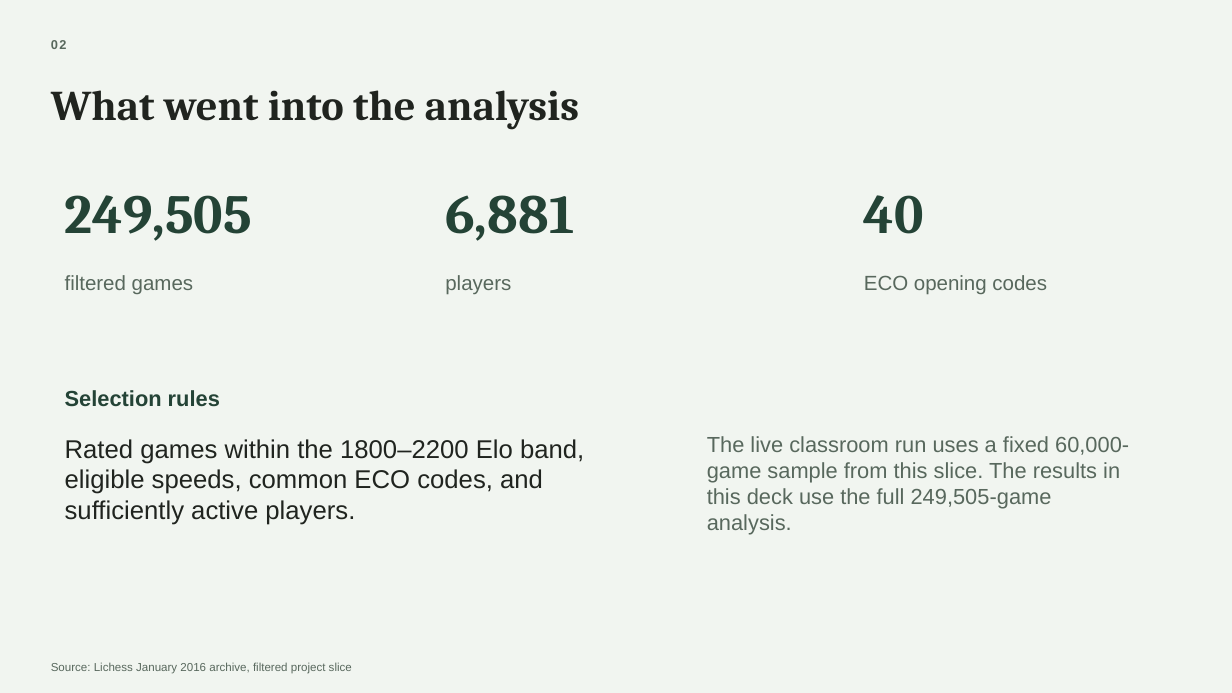
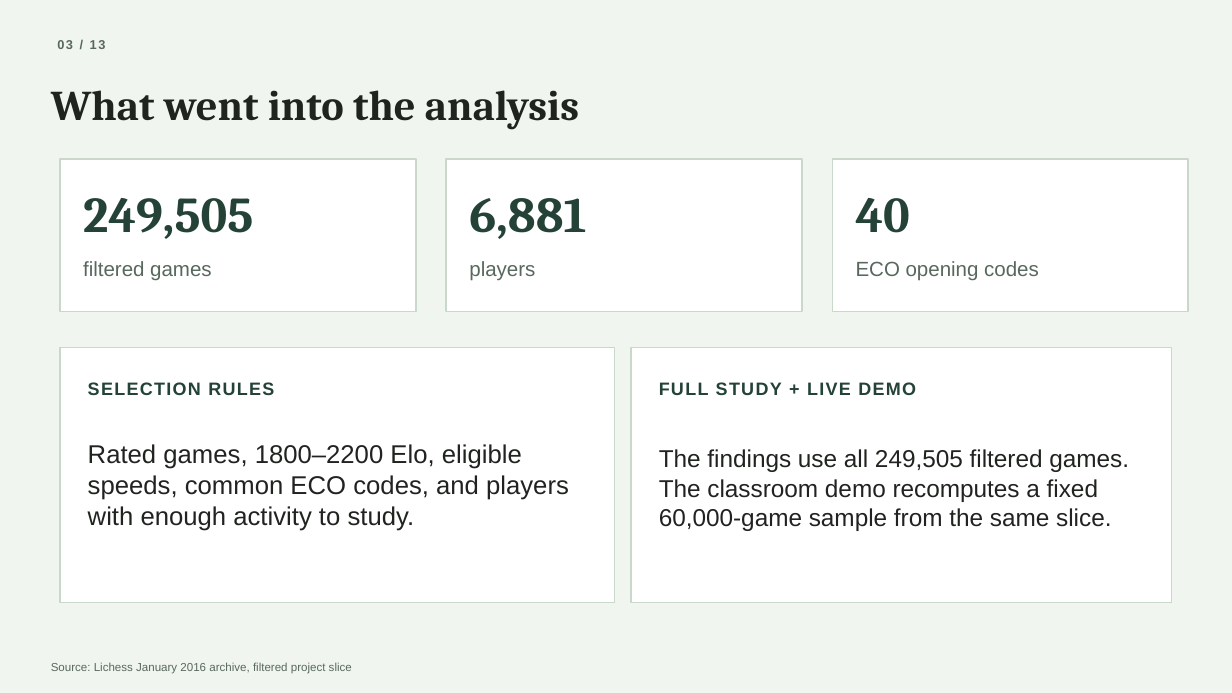
Before and after one commit to BlackBeanEagles/sna, a slide deck: slide 3 of docs/Chess_Opening_Contagion_Presentation.pptx. Drawn at 1232x693 pixels with LibreOffice and Linux fonts; fonts in the diff are those of the drawing. Boxes give left, top, right and bottom in pixels: in the first picture for what was removed or moved away, otherwise in the second. Text is boxed around its words. In the diff, an @@ line names an element or a change of style, - is before the commit and + after.

Commit message:
Polish presentation layout and add network figure

```diff
--- a/docs/Chess_Opening_Contagion_Presentation.pptx
+++ b/docs/Chess_Opening_Contagion_Presentation.pptx
@@ text at [57, 40, 106, 49]: text changed @@
-02
+03 / 13
@@ rectangle added at [60, 159, 416, 311], fill #FFFFFF, outline #C9D8CB 1.25 pt @@
@@ rectangle added at [446, 159, 802, 311], fill #FFFFFF, outline #C9D8CB 1.25 pt @@
@@ rectangle added at [833, 159, 1189, 311], fill #FFFFFF, outline #C9D8CB 1.25 pt @@
@@ text "249,505": place and size @@
-text "249,505" at [65, 195, 252, 241]
+text "249,505" at [83, 198, 253, 239]
@@ size 43 to 39 pt in 3 elements at [856, 198, 910, 233], [83, 198, 253, 239], [469, 198, 586, 239] @@
@@ text "6,881": place and size @@
-text "6,881" at [445, 195, 574, 241]
+text "6,881" at [469, 198, 586, 239]
@@ text "40": place and size @@
-text "40" at [864, 195, 924, 234]
+text "40" at [856, 198, 910, 233]
@@ text "filtered games": place and size @@
-text "filtered games" at [65, 275, 193, 294]
+text "filtered games" at [83, 261, 211, 281]
@@ text "players": place and size @@
-text "players" at [445, 275, 511, 295]
+text "players" at [469, 261, 535, 281]
@@ text "ECO opening codes": place and size @@
-text "ECO opening codes" at [864, 275, 1047, 295]
+text "ECO opening codes" at [856, 261, 1039, 281]
@@ rectangle added at [60, 348, 615, 603], fill #FFFFFF, outline #C9D8CB 1.25 pt @@
@@ rectangle added at [631, 348, 1172, 603], fill #FFFFFF, outline #C9D8CB 1.25 pt @@
@@ text at [88, 382, 274, 395]: text changed; size 17 to 14 pt @@
-Selection rules
+SELECTION RULES
@@ text added at [659, 382, 916, 395], 14 pt, text #244336, bold @@
+FULL STUDY + LIVE DEMO
@@ text at [88, 444, 569, 531]: text changed @@
-Rated games within the 1800–2200 Elo band, eligible speeds, common ECO codes, and sufficiently active players.
+Rated games, 1800–2200 Elo, eligible speeds, common ECO codes, and players with enough activity to study.
@@ text at [659, 449, 1129, 531]: text changed; size 17 to 19 pt; text colour #58685D to #20241F @@
-The live classroom run uses a fixed 60,000-game sample from this slice. The results in this deck use the full 249,505-game analysis.
+The findings use all 249,505 filtered games. The classroom demo recomputes a fixed 60,000-game sample from the same slice.
```
Also in this commit, not shown: 11 other slides changed, 1 other file.
